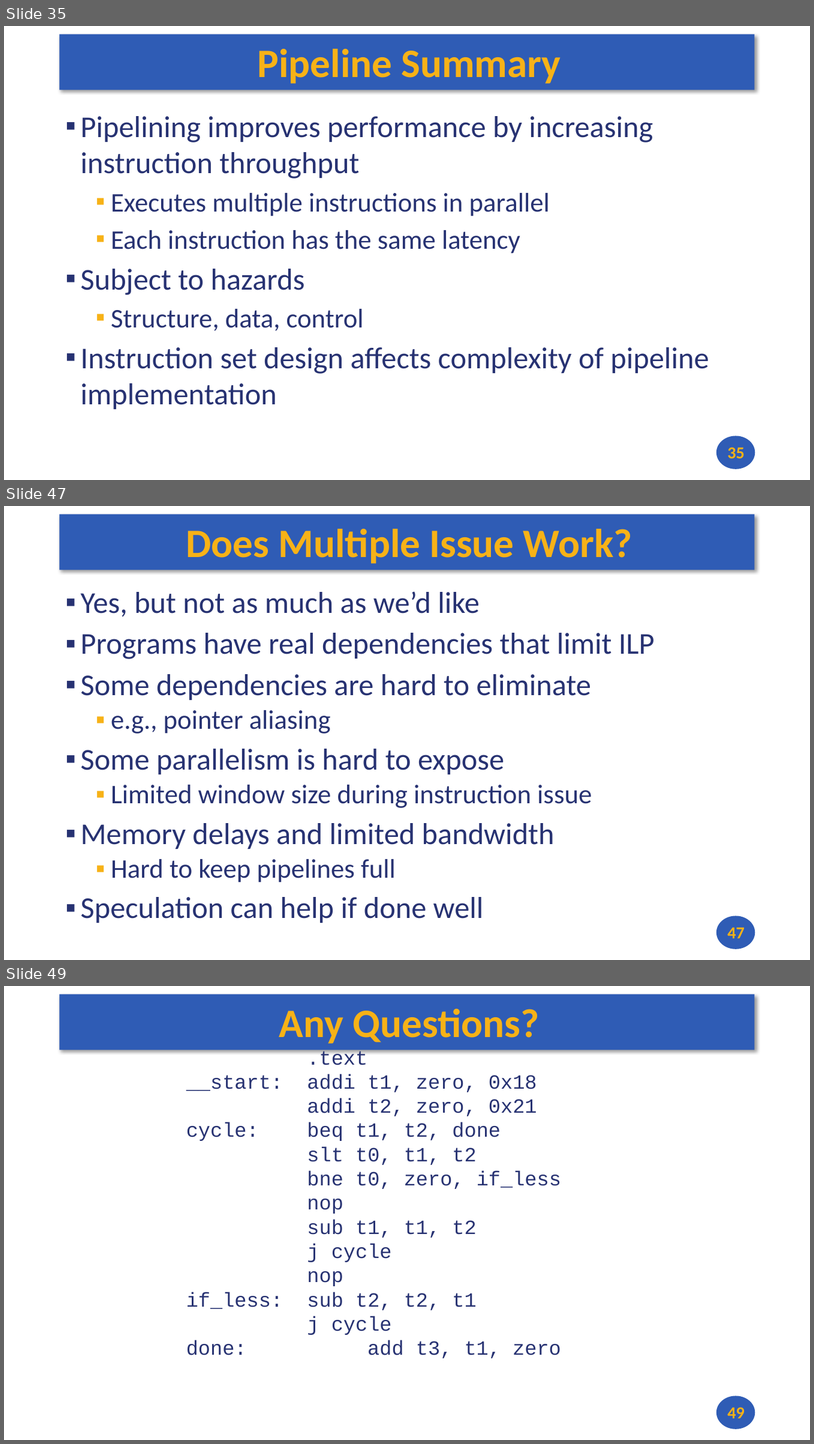
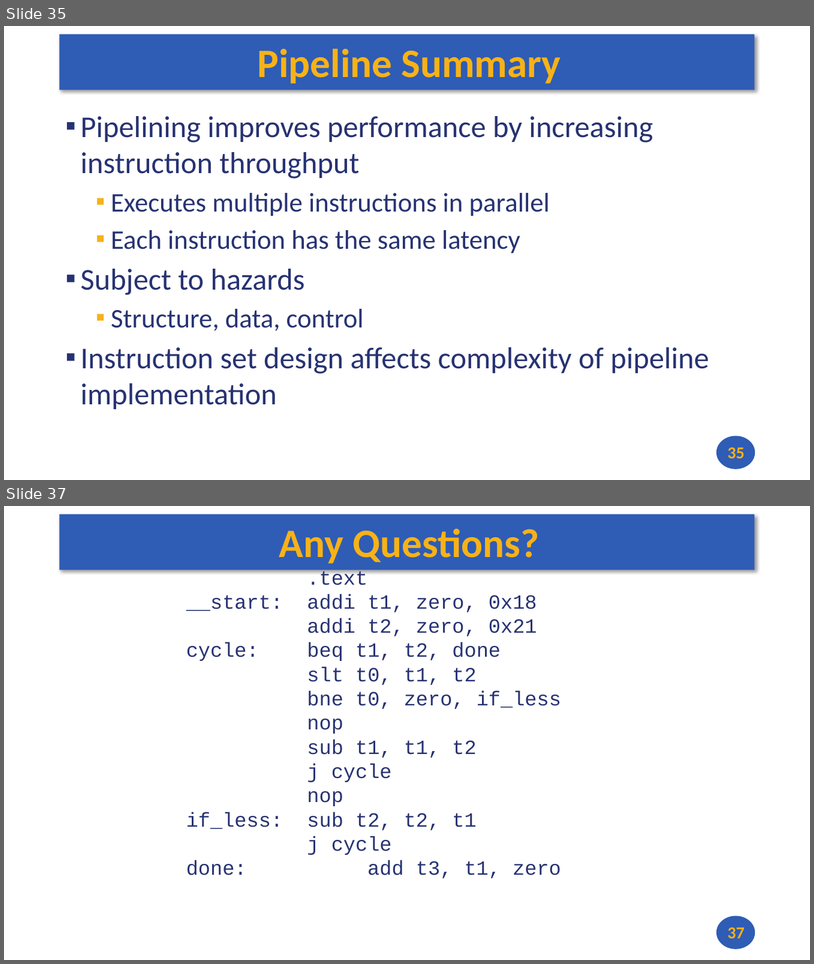
Before and after one commit to andrewt0301/hse-acos-course, a slide deck: docs/part1ca/10_Pipeline/CA_Lecture_10.pptx. Shown one above the other, each under a label of ours: slides 35, 47 and 49 before the commit, slides 35 and 37 after it; the slides between them are not shown. The pictures are 814x1444 and 814x964 pixels, drawn with LibreOffice and Linux fonts; fonts in the diff are those of the drawing. Boxes give left, top, right and bottom in pixels: in the first picture for what was removed or moved away, otherwise in the second. Text is boxed around its words. In the diff, an @@ line names an element or a change of style, - is before the commit and + after.

```diff
--- a/docs/part1ca/10_Pipeline/CA_Lecture_10.pptx
+++ b/docs/part1ca/10_Pipeline/CA_Lecture_10.pptx
@@ slide 47 removed at box(4, 506, 810, 960), background #FFFFFF; not listed: 2 template elements that a slide beside it also shows @@
@@ title removed at box(186, 528, 633, 564) @@
-Does Multiple Issue Work?
@@ text removed at box(81, 591, 655, 922) @@
-▪ Yes, but not as much as we’d like
-▪ Programs have real dependencies that limit ILP
-▪ Some dependencies are hard to eliminate
-  ▪ e.g., pointer aliasing
-▪ Some parallelism is hard to expose
-  ▪ Limited window size during instruction issue
-▪ Memory delays and limited bandwidth
-  ▪ Hard to keep pipelines full
-▪ Speculation can help if done well
@@ page number removed at box(728, 927, 744, 938) @@
-47
@@ what was slide 49 is now slide 37 @@
@@ page number at box(728, 927, 744, 938): text changed @@
-49
+37
```
Also in this commit, not shown: 1 slide changed, 11 other slides removed, 1 other file.
